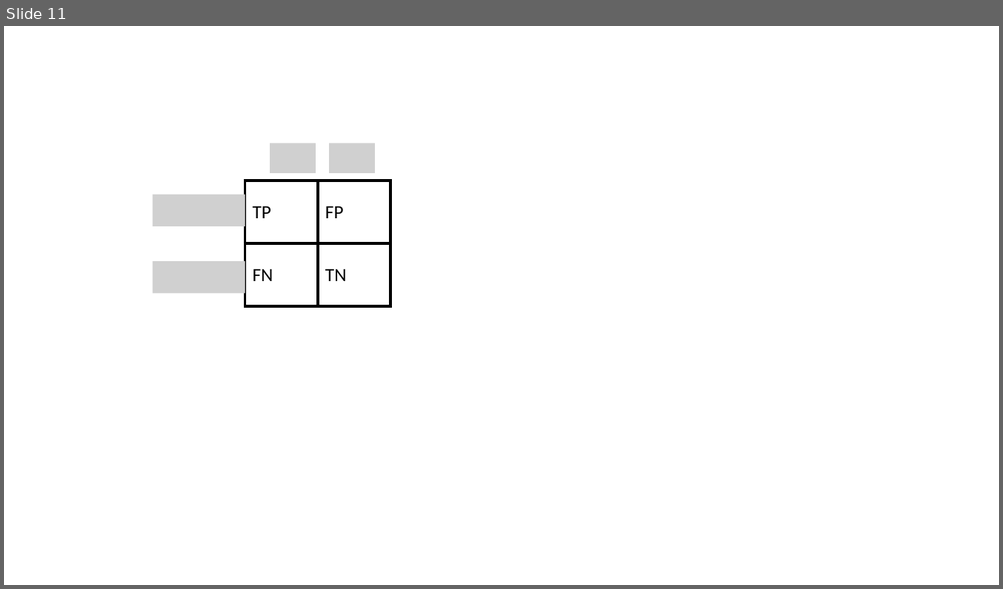
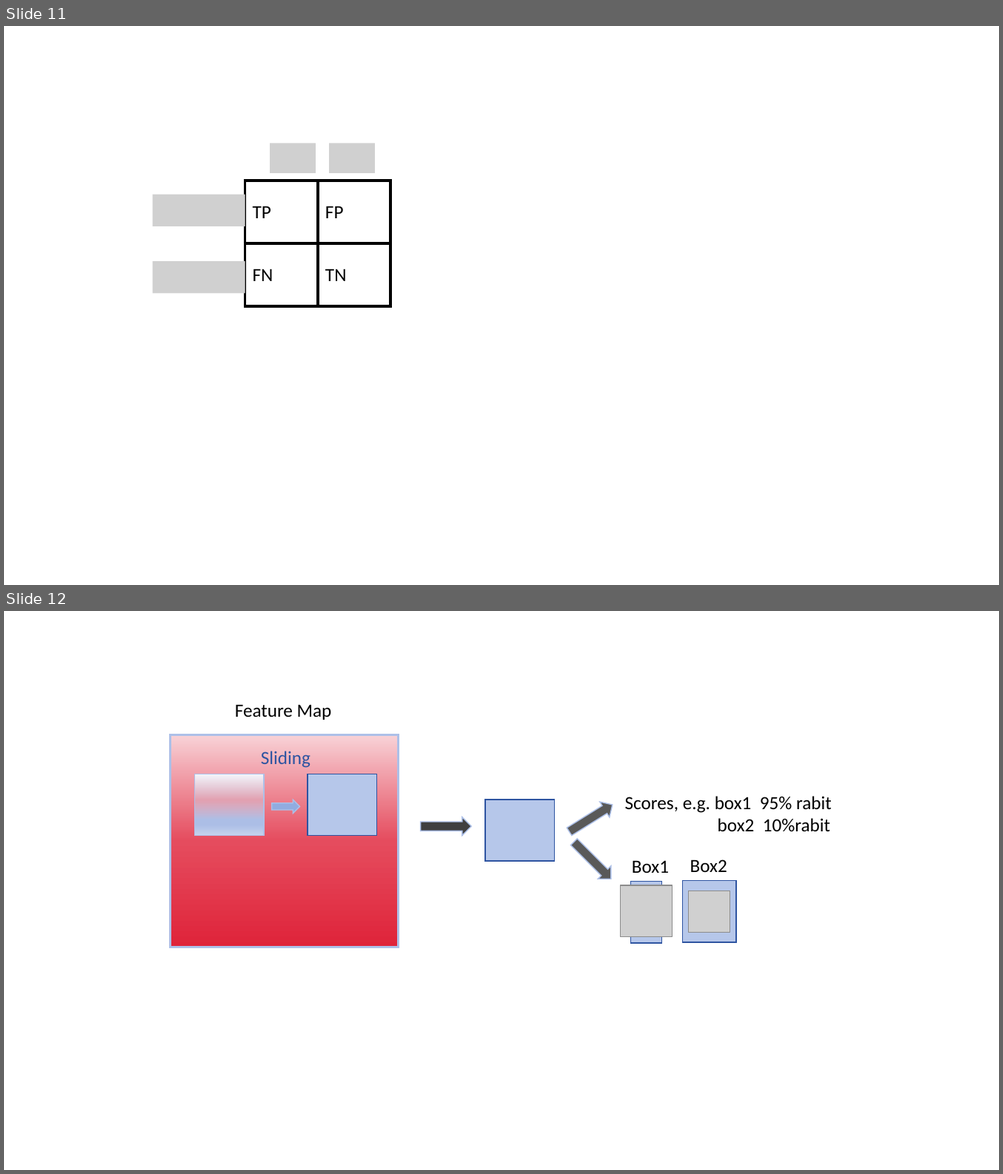
Before and after one commit to ShengzheOuyang/latex_template_students, a slide deck: 插图制作.pptx. Shown one above the other, each under a label of ours: slide 11 before the commit, slides 11 and 12 after it. The pictures are 1003x589 and 1003x1174 pixels, drawn with LibreOffice and Linux fonts; fonts in the diff are those of the drawing; grey boxes stand for pictures. Boxes give left, top, right and bottom in pixels: in the first picture for what was removed or moved away, otherwise in the second. Text is boxed around its words. In the diff, an @@ line names an element or a change of style, - is before the commit and + after.

```diff
--- a/插图制作.pptx
+++ b/插图制作.pptx
@@ slide 12 added at (4,611,999,1170), background #FFFFFF @@
@@ text added at (235,704,332,720), 18 pt, text #000000 @@
+Feature Map
@@ rectangle added at (170,735,398,948), fill gradient #F8D2D7 to #E54C5E to #DF243A, outline #ADC0E8 2.25 pt @@
@@ text added at (261,751,310,768), 18 pt, text #2E54A1 @@
+Sliding
@@ rectangle added at (195,775,264,835), fill gradient #F6F8FC to #D2DCF2 to #ADC0E8 to #C8D5EF, outline #ADC0E8 1 pt @@
@@ rectangle added at (307,775,377,835), fill #B6C7EA, outline #2E54A1 1 pt @@
@@ right arrow added at (272,800,300,813), fill #91ACE0, outline #ADC0E8 1 pt @@
@@ rectangle added at (485,800,555,861), fill #B6C7EA, outline #2E54A1 1 pt @@
@@ right arrow added at (564,797,617,840), fill #595959, outline #ADC0E8 1 pt @@
@@ text added at (625,796,831,832), 18 pt, text #000000 @@
+Scores, e.g. box1 95% rabit
+box2 10%rabit
@@ right arrow added at (421,817,471,835), fill #404040, outline #ADC0E8 1 pt @@
@@ right arrow added at (568,835,617,885), fill #595959, outline #ADC0E8 1 pt @@
@@ text added at (632,860,669,873), 18 pt, text #000000 @@
+Box1
@@ text added at (690,860,727,872), 18 pt, text #000000 @@
+Box2
@@ picture added at (620,886,671,937) @@
@@ rectangle added at (631,882,662,944), fill #B6C7EA, outline #2E54A1 1 pt @@
@@ rectangle added at (683,881,737,943), fill #B6C7EA, outline #2E54A1 1 pt @@
@@ picture added at (688,891,729,933) @@
```
Also in this commit, not shown: 4 other files.
